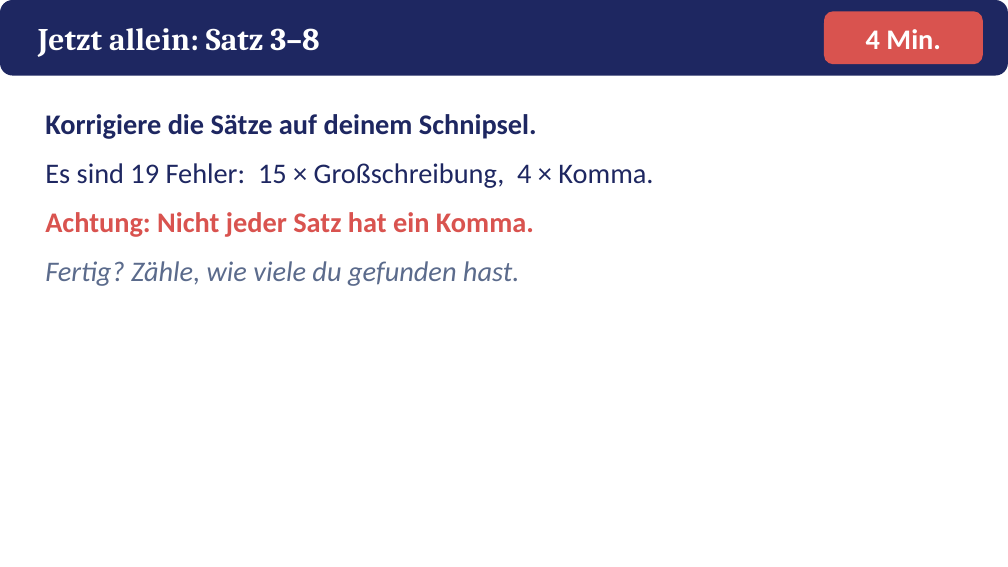
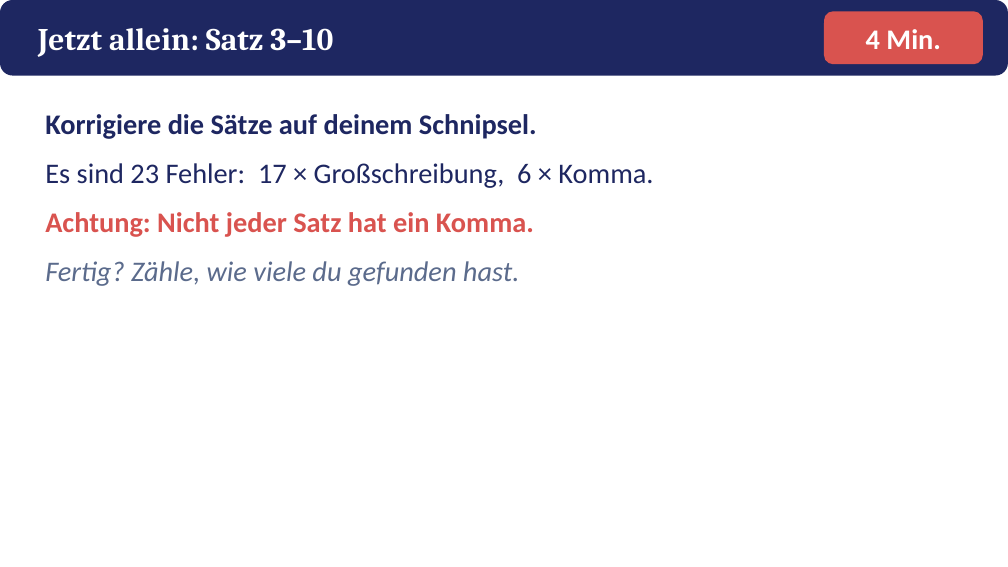
Before and after one commit to golzkonstantin-gif/Schule, a slide deck: slide 11 of Deutsch_11/Kafka_Appell/Praesentation_Kafkas_Appell.pptx (slide 8 before the commit). Drawn at 1008x567 pixels with LibreOffice and Linux fonts; fonts in the diff are those of the drawing. Boxes give left, top, right and bottom in pixels: in the first picture for what was removed or moved away, otherwise in the second. Text is boxed around its words. In the diff, an @@ line names an element or a change of style, - is before the commit and + after.

```diff
--- a/Deutsch_11/Kafka_Appell/Praesentation_Kafkas_Appell.pptx
+++ b/Deutsch_11/Kafka_Appell/Praesentation_Kafkas_Appell.pptx
@@ text at bbox=[38, 28, 333, 57]: text changed @@
-Jetzt allein: Satz 3–8
+Jetzt allein: Satz 3–10
@@ text at bbox=[45, 163, 653, 188]: text changed @@
-Es sind 19 Fehler: 15 × Großschreibung, 4 × Komma.
+Es sind 23 Fehler: 17 × Großschreibung, 6 × Komma.
```
Also in this commit, not shown: 5 other slides changed, 6 slides added, 1 slide removed, 15 other files.
